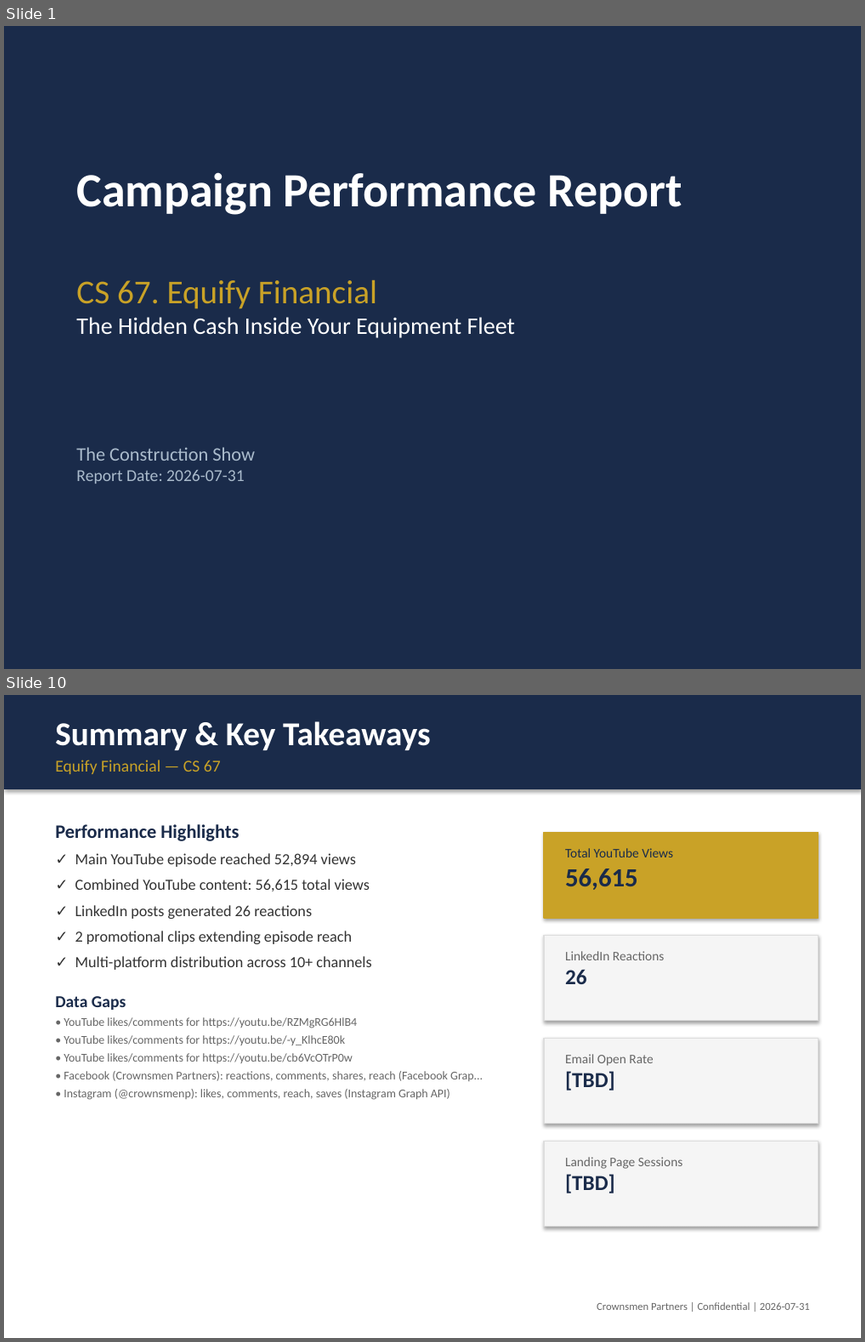
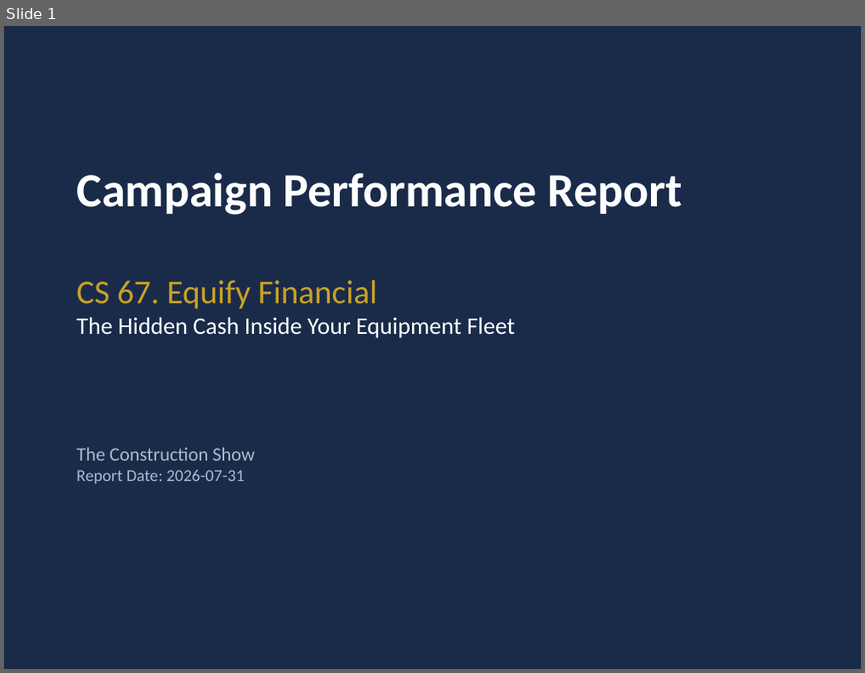
Before and after one commit to althea-ops/reports, a slide deck: output/Crownsmen_Partners_Campaign_Performance_Report__CS_67_-_Equify_Financial.pptx. Shown one above the other, each under a label of ours: slides 1 and 10 before the commit, slide 1 after it; the slides between them are not shown. The pictures are 865x1342 and 865x673 pixels, drawn with LibreOffice and Linux fonts; fonts in the diff are those of the drawing. Boxes give left, top, right and bottom in pixels: in the first picture for what was removed or moved away, otherwise in the second. Text is boxed around its words. In the diff, an @@ line names an element or a change of style, - is before the commit and + after.

```diff
--- a/output/Crownsmen_Partners_Campaign_Performance_Report__CS_67_-_Equify_Financial.pptx
+++ b/output/Crownsmen_Partners_Campaign_Performance_Report__CS_67_-_Equify_Financial.pptx
@@ slide 10 removed at [4, 695, 861, 1338], background #FFFFFF @@
@@ rectangle removed at [4, 695, 861, 789] @@
@@ text removed at [55, 721, 430, 750] @@
-Summary & Key Takeaways
@@ text removed at [55, 760, 221, 774] @@
-Equify Financial — CS 67
@@ text removed at [55, 824, 483, 1100] @@
-Performance Highlights
-✓ Main YouTube episode reached 52,894 views
-✓ Combined YouTube content: 56,615 total views
-✓ LinkedIn posts generated 26 reactions
-✓ 2 promotional clips extending episode reach
-✓ Multi-platform distribution across 10+ channels
-Data Gaps
-• YouTube likes/comments for https://youtu.be/RZMgRG6HlB4
-• YouTube likes/comments for https://youtu.be/-y_KlhcE80k
-• YouTube likes/comments for https://youtu.be/cb6VcOTrP0w
-• Facebook (Crownsmen Partners): reactions, comments, shares, reach (Facebook Grap...
-• Instagram (@crownsmenp): likes, comments, reach, saves (Instagram Graph API)
@@ rectangle removed at [544, 832, 818, 918] @@
@@ text removed at [565, 848, 673, 890] @@
-Total YouTube Views
-56,615
@@ rectangle removed at [544, 935, 818, 1021] @@
@@ text removed at [565, 951, 664, 984] @@
-LinkedIn Reactions
-26
@@ rectangle removed at [544, 1038, 818, 1123] @@
@@ text removed at [565, 1054, 653, 1090] @@
-Email Open Rate
-[TBD]
@@ rectangle removed at [544, 1140, 818, 1226] @@
@@ text removed at [565, 1157, 683, 1193] @@
-Landing Page Sessions
-[TBD]
@@ text removed at [596, 1302, 810, 1310] @@
-Crownsmen Partners | Confidential | 2026-07-31
```
Also in this commit, not shown: 6 slides changed, 3 slides added, 2 other slides removed, 9 other files.
